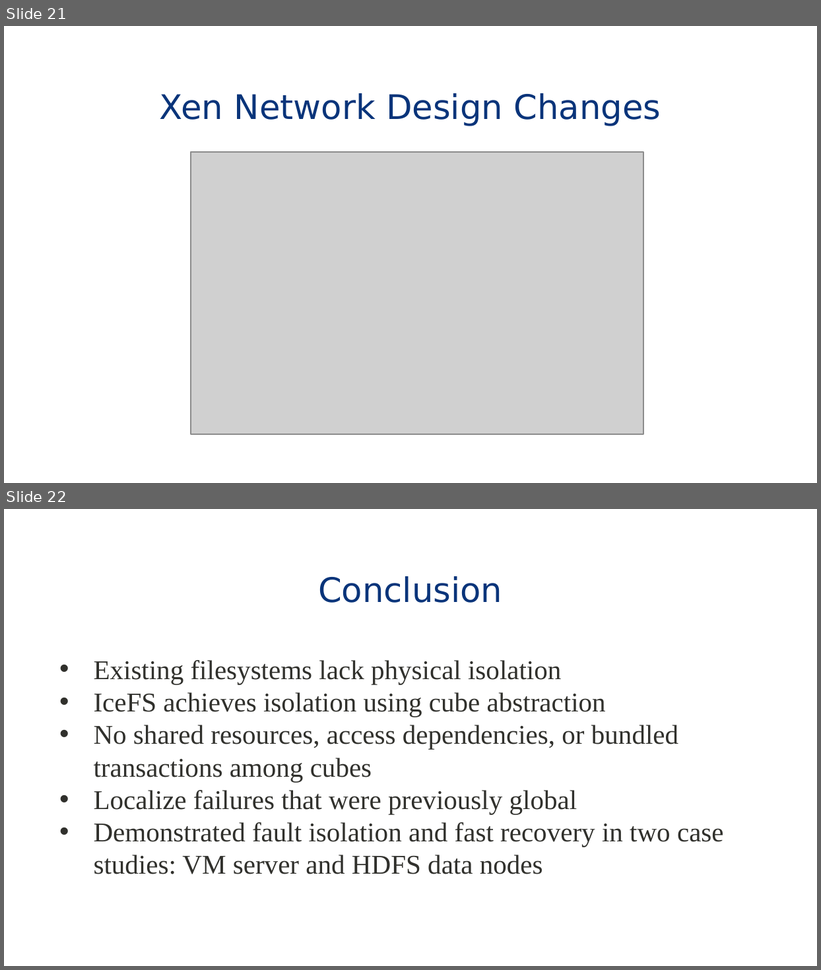
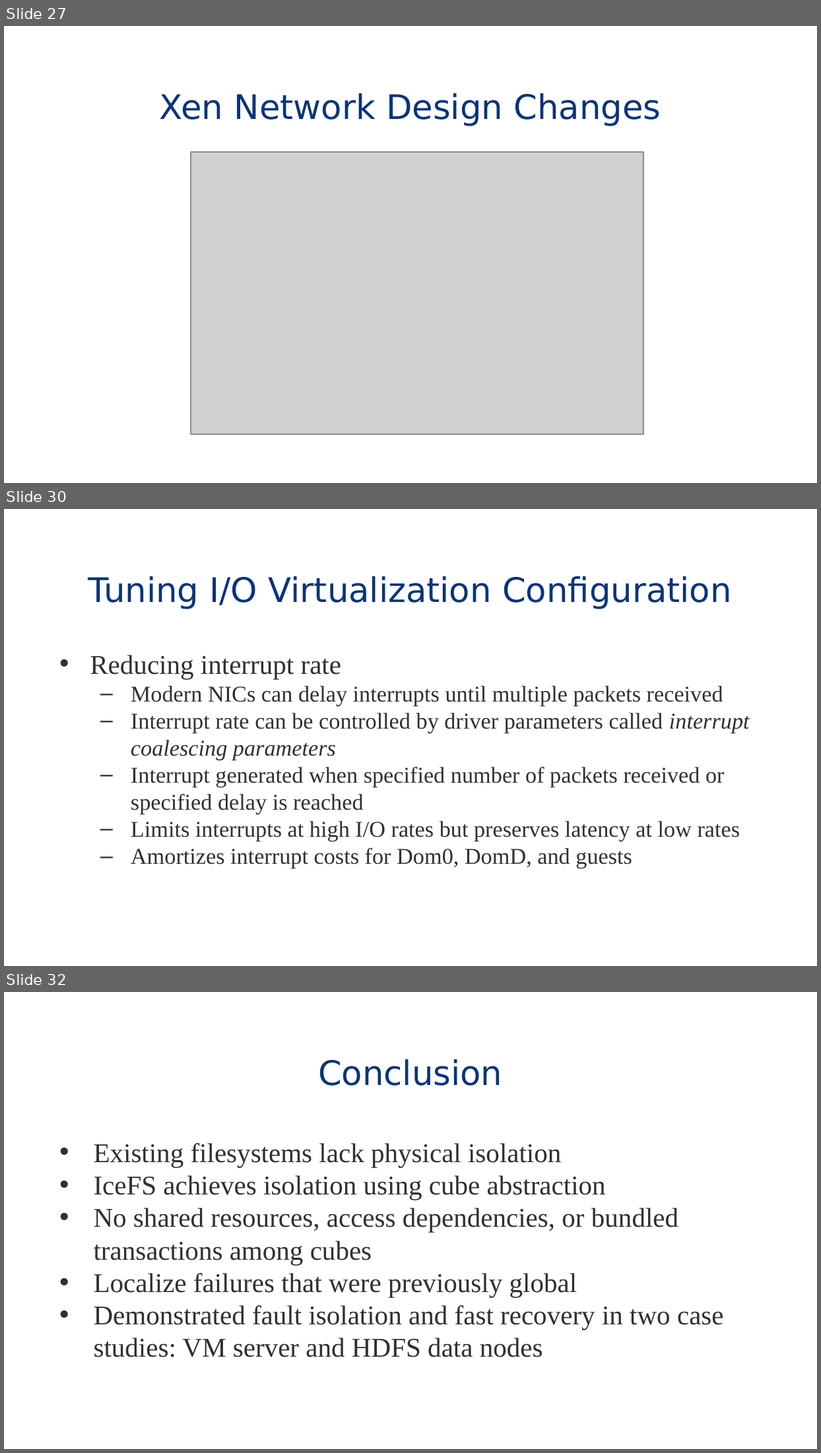
Before and after one commit to eddie-c-davis/cs-advos, a slide deck: presentations/Bridging.pptx. Shown one above the other, each under a label of ours: slides 21 and 22 before the commit, slides 27, 30 and 32 after it; the slides between them are not shown. The pictures are 821x970 and 821x1453 pixels, drawn with LibreOffice and Linux fonts; fonts in the diff are those of the drawing; grey boxes stand for pictures; background and template pictures are left out. Boxes give left, top, right and bottom in pixels: in the first picture for what was removed or moved away, otherwise in the second. Text is boxed around its words. In the diff, an @@ line names an element or a change of style, - is before the commit and + after.

```diff
--- a/presentations/Bridging.pptx
+++ b/presentations/Bridging.pptx
@@ slide 30 added at (4,509,817,966), background #FFFFFF; not listed: 1 template element that a slide beside it also shows @@
@@ title added at (88,576,732,609), 30 pt, text #09347A @@
+Tuning I/O Virtualization Configuration
@@ text added at (90,655,750,869), 20 pt, text #30302C @@
+• Reducing interrupt rate
+  – Modern NICs can delay interrupts until multiple packets received
+  – Interrupt rate can be controlled by driver parameters called interrupt coalescing parameters
+  – Interrupt generated when specified number of packets received or specified delay is reached
+  – Limits interrupts at high I/O rates but preserves latency at low rates
+  – Amortizes interrupt costs for Dom0, DomD, and guests
@@ what was slide 21 is now slide 27 @@
@@ what was slide 22 is now slide 32 @@
```
Also in this commit, not shown: 7 slides changed, 9 other slides added.
